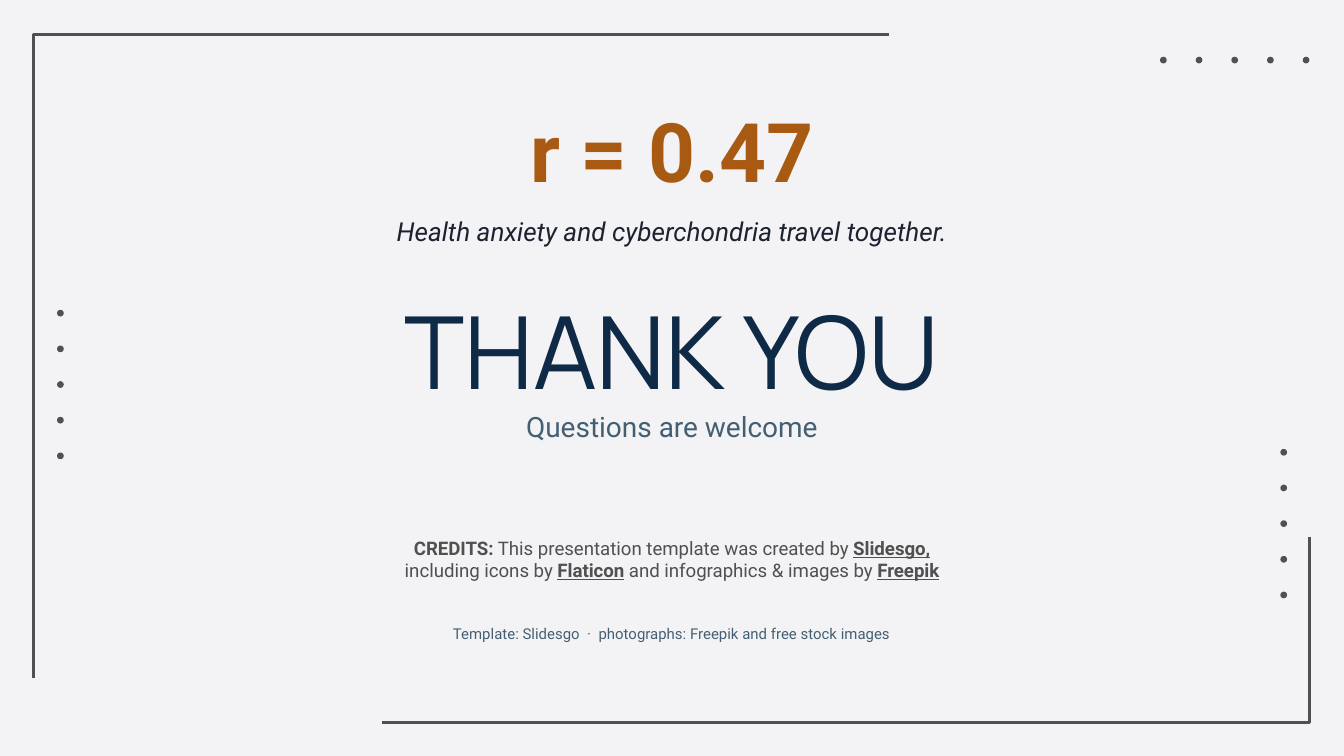
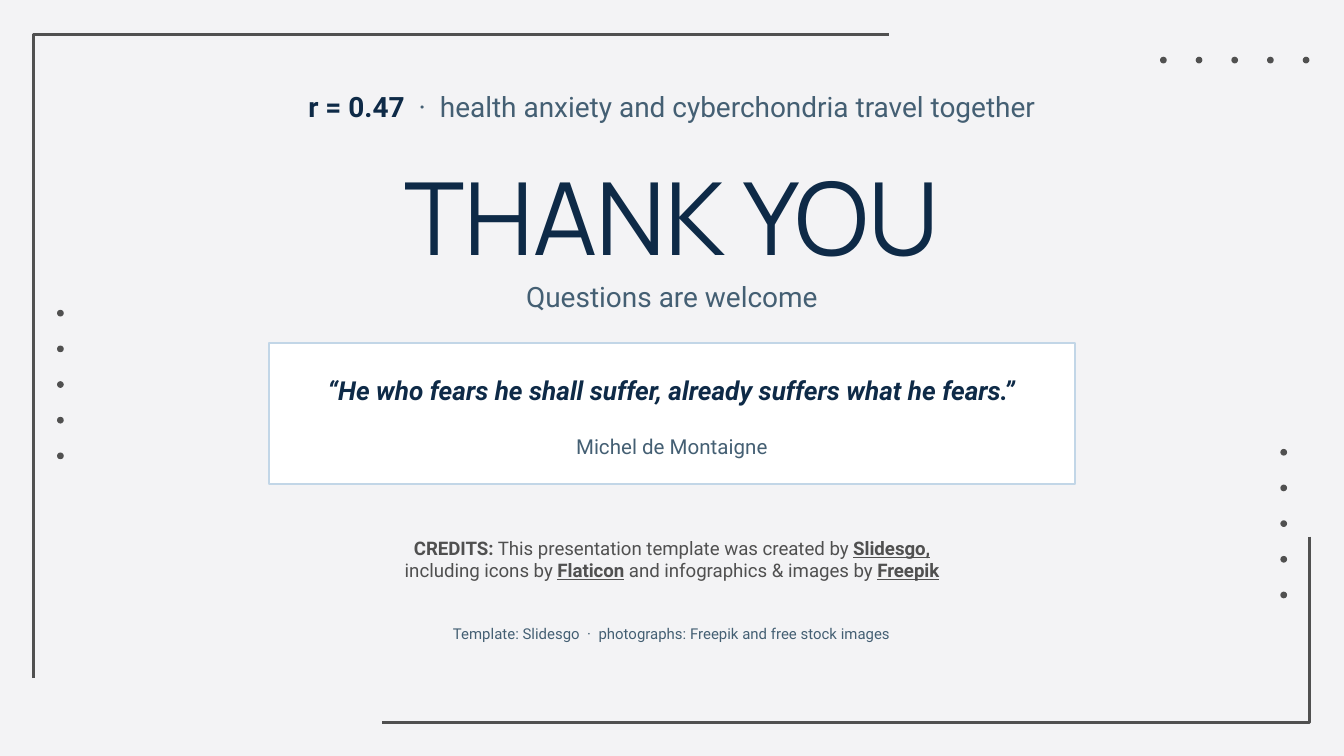
Before and after one commit to Yaseen279/History-Exam, a slide deck: slide 28 of research/output/study/slides/Defence_Final.pptx (slide 30 before the commit). Drawn at 1344x756 pixels with LibreOffice and Linux fonts; fonts in the diff are those of the drawing; background and template pictures are left out. Boxes give left, top, right and bottom in pixels: in the first picture for what was removed or moved away, otherwise in the second. Text is boxed around its words. In the diff, an @@ line names an element or a change of style, - is before the commit and + after.

```diff
--- a/research/output/study/slides/Defence_Final.pptx
+++ b/research/output/study/slides/Defence_Final.pptx
@@ text at [308, 96, 1035, 123]: text changed; size 14 to 15 pt; text colour #1D2230 to #445F73; italic off @@
-Health anxiety and cyberchondria travel together.
+r = 0.47 · health anxiety and cyberchondria travel together
@@ title "THANK YOU": place and size @@
-title "THANK YOU" at [404, 315, 940, 391]
+title "THANK YOU" at [404, 181, 940, 257]
@@ text removed at [530, 123, 813, 183] @@
-r = 0.47
@@ subtitle "Questions are welcome": place and size @@
-subtitle "Questions are welcome" at [526, 416, 818, 440]
+subtitle "Questions are welcome" at [526, 286, 818, 310]
@@ rectangle added at [269, 343, 1075, 484], fill #FFFFFF, outline #C2D6E7 1 pt @@
@@ text added at [328, 380, 1015, 406], 14 pt, text #0E2A47, bold, italic @@
+“He who fears he shall suffer, already suffers what he fears.”
@@ text added at [576, 438, 768, 459], 11 pt, text #445F73 @@
+Michel de Montaigne
```
Also in this commit, not shown: 15 other slides changed, 1 slide added, 3 slides removed, 4 other files.
